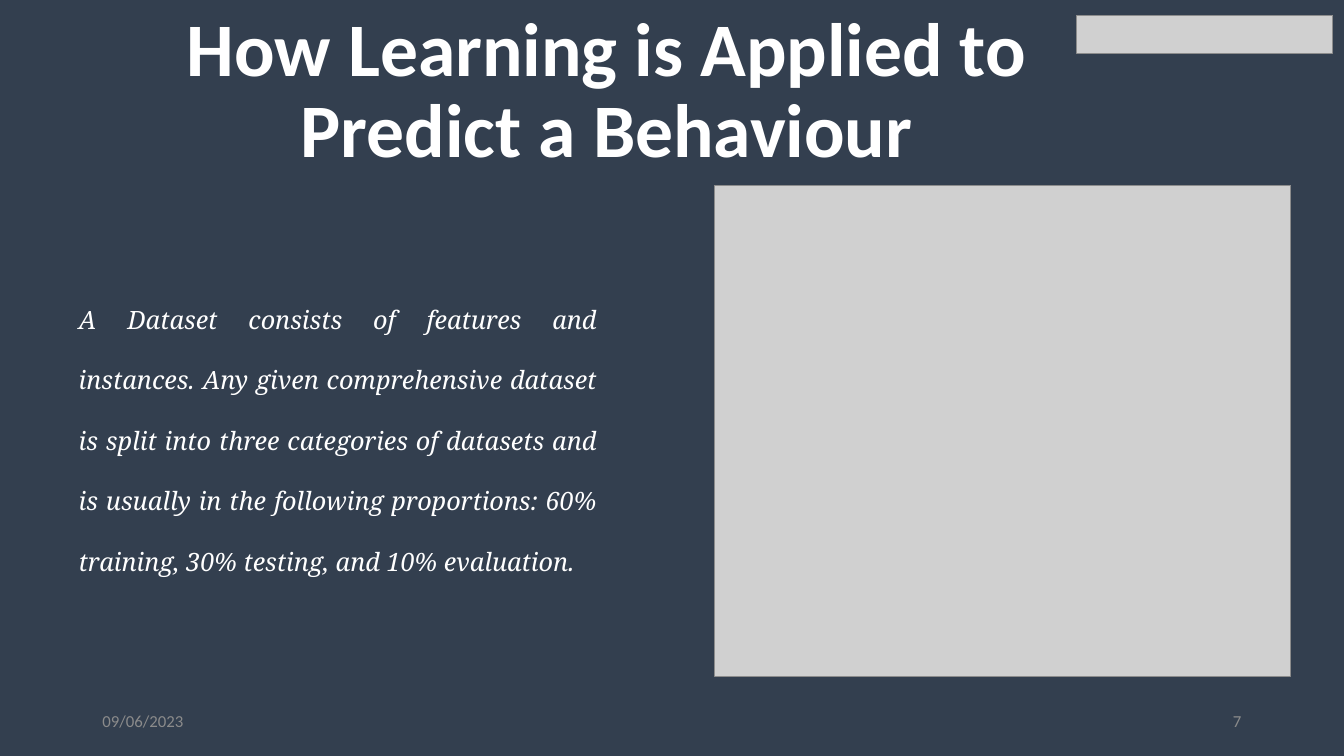
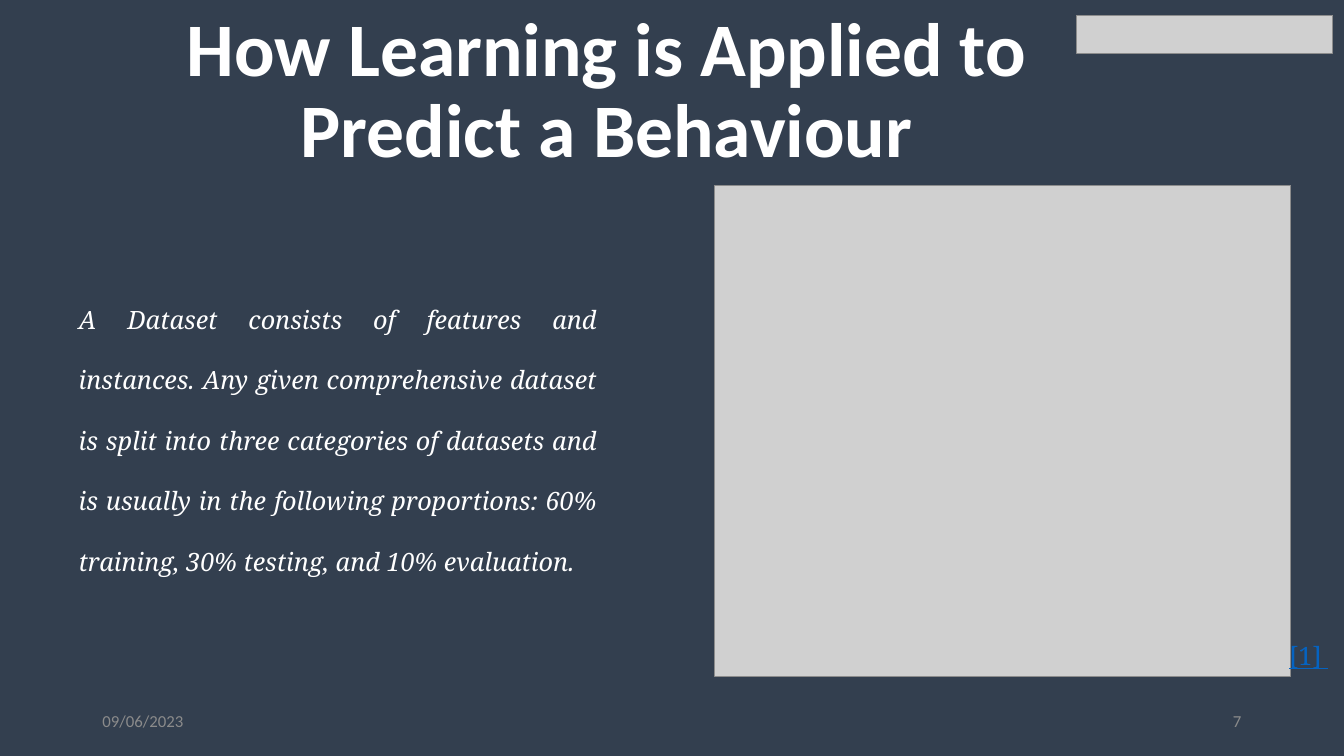
Before and after one commit to Stephaaniee/Machine-Learning, a slide deck: slide 7 of Submission Folder/NaiveBayes.pptx. Drawn at 1344x756 pixels with LibreOffice and Linux fonts; fonts in the diff are those of the drawing; grey boxes stand for pictures; background and template pictures are left out. Boxes give left, top, right and bottom in pixels: in the first picture for what was removed or moved away, otherwise in the second. Text is boxed around its words. In the diff, an @@ line names an element or a change of style, - is before the commit and + after.

```diff
--- a/Submission Folder/NaiveBayes.pptx
+++ b/Submission Folder/NaiveBayes.pptx
@@ text added at [1289,642,1321,672], 18 pt, text #0563C1, underline @@
+[1]
```
Also in this commit, not shown: 7 other slides changed, 1 slide added, 4 other files.
